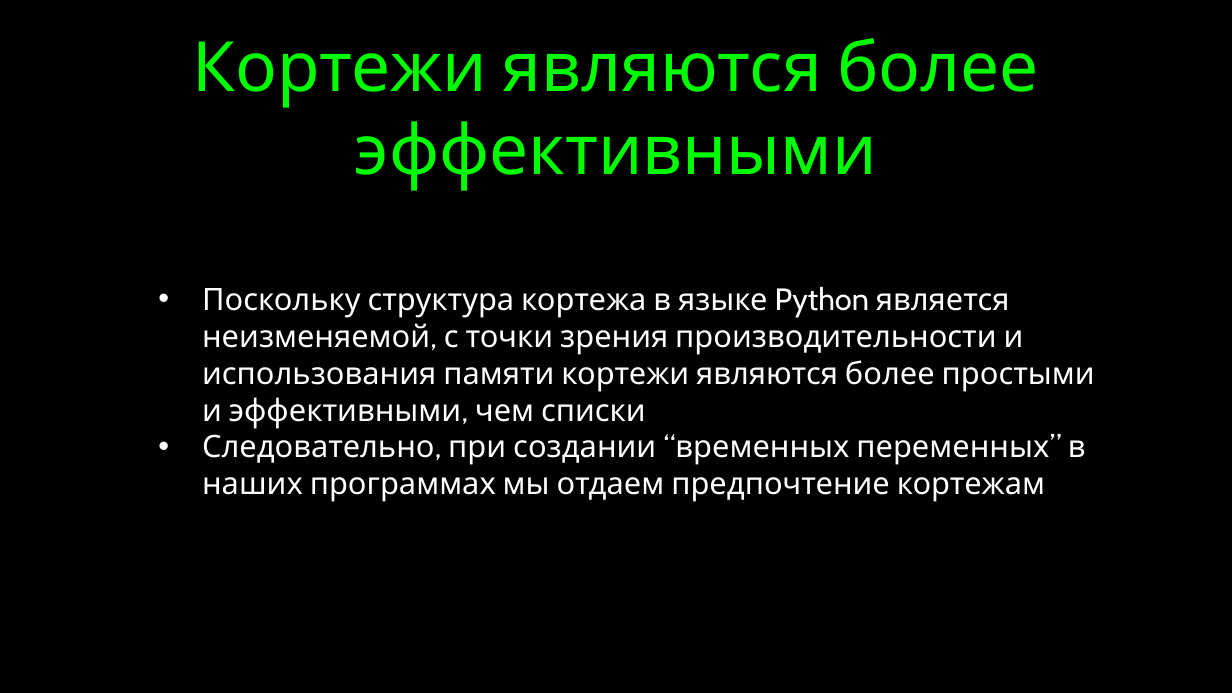
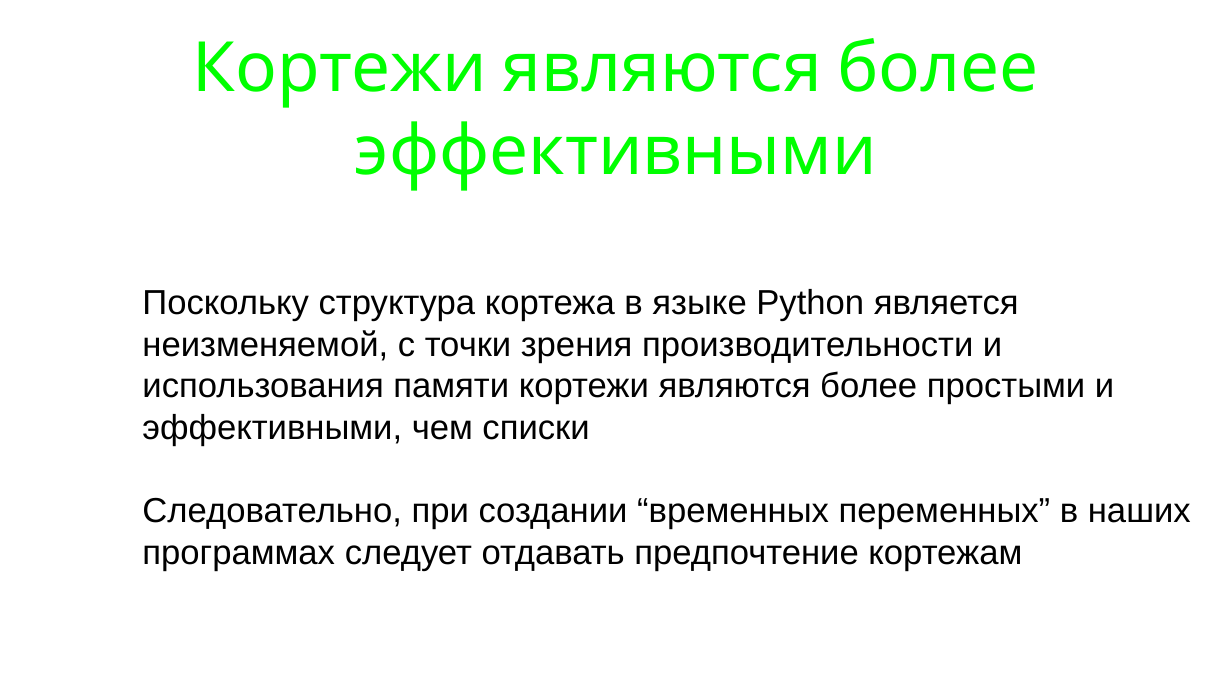
Before and after one commit to maxchv/LearnPython, a slide deck: slide 10 of week03/06.TuplesAndDictionary.pptx (slide 5 before the commit). Drawn at 1232x693 pixels with LibreOffice and Linux fonts; fonts in the diff are those of the drawing. Boxes give left, top, right and bottom in pixels: in the first picture for what was removed or moved away, otherwise in the second. Text is boxed around its words. In the diff, an @@ line names an element or a change of style, - is before the commit and + after.

```diff
--- a/week03/06.TuplesAndDictionary.pptx
+++ b/week03/06.TuplesAndDictionary.pptx
@@ background #000000 to #FFFFFF @@
@@ text "Поскольку структура кортежа в языке ...": place and size @@
-text "Поскольку структура кортежа в языке ..." at bbox=[202, 287, 1095, 502]
+text "Поскольку структура кортежа в языке ..." at bbox=[142, 289, 1191, 571]
@@ text at bbox=[142, 289, 1114, 446]: size 32 to 36 pt, font Cabin to Arial, text colour #FFFFFF to #000000 in "Поскольку структура кортежа в языке Python является ..." @@
@@ text at bbox=[142, 497, 1191, 571]: text changed; size 32 to 36 pt; font Cabin to Arial; text colour #FFFFFF to #000000 @@
-• Следовательно, при создании “временных переменных” в наших программах мы отдаем предпочтение кортежам
+• Следовательно, при создании “временных переменных” в наших программах следует отдавать предпочтение кортежам
```
Also in this commit, not shown: 8 other slides changed, 28 slides added, 1 slide removed, 3 other files.
